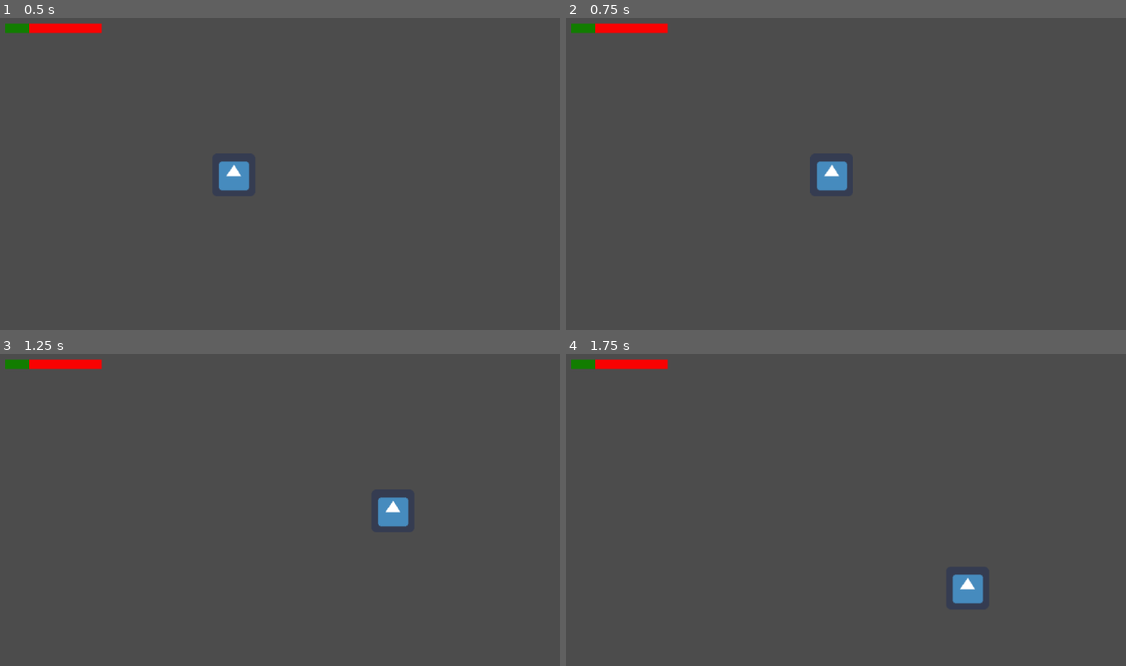
Above: before the commit, frames 1-4 (two rows, left to right).
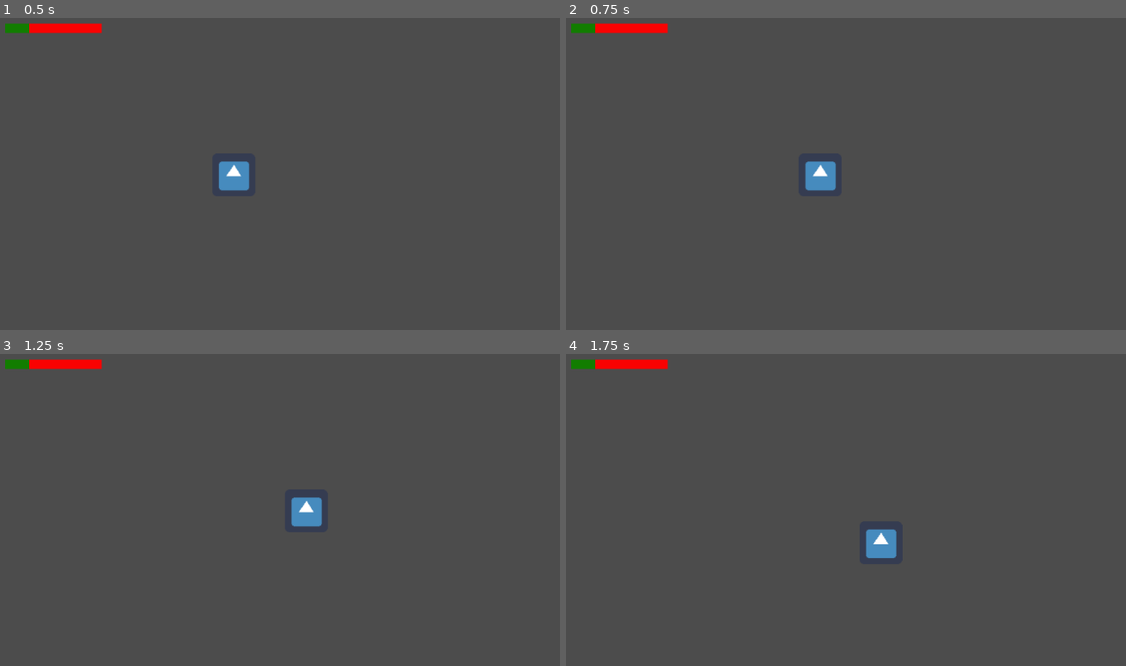
Above: after the commit, the same moments.

Repository: MLaurentys/GGJ2020
Game: Godot game, scene res://Tests/PlayerTest.tscn
Same seed, same stepped clock (60 frames per second), same inputs: the game is played once before the commit and once after it. This scene is started directly instead of the project's main scene. The engine's default icon, where the game draws it, is replaced by a stand-in: a white triangle on a blue panel in a dark square.
Inputs (mouse positions are in pixels of both pictures, inside the frame that each line leads up to):
- Up to frame 1 (0.5 s): no input
- Up to frame 2 (0.75 s): tap Enter at 0.5 s; move the mouse to (935, 142) at 0.52 s; hold Right (ui_right) from 0.53 s (still down); click (935, 142) at 0.67 s
- Up to frame 3 (1.25 s): keep holding Right (ui_right); tap Space (ui_select) at 0.77 s
- Up to frame 4 (1.75 s): move the mouse to (644, 519) at 1.27 s; release Right (ui_right) at 1.28 s; hold Down (ui_down) from 1.28 s (still down); click (644, 519) at 1.42 s; tap Space (ui_select) at 1.52 s

Frame 1 is identical in both runs. In frame 2, 0.5% of the frame differs, in the area x 42-51%, y 45-56%; in frame 3, 1.0%, in the area x 51-74%, y 45-56%; in frame 4, 1.0%.

Commit message:
Add player's attack command

Diff:
--- a/project/Characters/Player/Player.gd
+++ b/project/Characters/Player/Player.gd
@@ -1,5 +1,7 @@
 extends BaseCharacter
 class_name Player
+
+const DAMAGE_BOX_SCN = preload("res://Characters/Player/DamageBox.tscn")
 
 export(float) var dash_time = 0.15
 export(float) var dash_length = 100
@@ -11,7 +13,7 @@
 var dash_speed: float = dash_length / dash_time
 
 
-#var look_angle: float = 0.0
+var look_angle: float = 0.0
 var attacking := false
 onready var is_invulnerable = false
 
@@ -24,7 +26,7 @@
 	if not attacking and not dashing:
 		update_direction_from_input()
 
-	#update_look_angle()
+	update_look_angle()
 	blink_if_invulnerable()
 	handle_dash_input()
 
@@ -35,24 +37,31 @@
 #    emit_signal("player_died")
 		get_tree().paused = true
 
-#func _input(event: InputEvent) -> void:
-#  if event is InputEventMouseButton:
-#    if event.pressed and not dashing:
-#      emit_signal("player_attack")
-#      attacking = true
-#      direction = Vector2(0, 0)
-#      if casting_pact:
-#        # Display the casting animation
-#        $Sprite.display_casting_animation(Vector2(1, 0).rotated(look_angle))
-#      else:
-#        # Perform a basic attack
-#        var damage_box = DAMAGE_BOX_SCN.instance()
-#        damage_box.player = self
-#        var attack_angle = get_closest_cardinal_angle(self.look_angle)
-#        var attack_offset = Vector2(50,0).rotated(attack_angle)
-#        damage_box.position = self.position + $AttackOrigin.position + attack_offset
-#        get_parent().add_child(damage_box)
-#        $Sprite.strike(attack_offset)
+#Handle Attack input
+func _input(event: InputEvent) -> void:
+	if event is InputEventMouseButton:
+		if event.pressed and not dashing:
+	#      emit_signal("player_attack")
+			attacking = true
+			direction = Vector2(0, 0)
+
+			var damage_box = DAMAGE_BOX_SCN.instance()
+			damage_box.init(self)
+			var attack_angle = get_closest_cardinal_angle(self.look_angle)
+			var attack_offset = Vector2(50,0).rotated(attack_angle)
+			damage_box.position = self.position + $AttackOrigin.position + attack_offset
+			get_parent().add_child(damage_box)
+#			$Sprite.strike(attack_offset)
+
+func get_closest_cardinal_angle(angle):
+	if angle >= -PI/4 and angle <= PI/4:
+		return 0
+	elif angle >= PI/4 and angle <= 3*PI/4:
+		return PI/2
+	elif angle >= 3*PI/4 or angle <= -3*PI/4:
+		return PI
+	elif angle >= -3*PI/4 and angle <= -PI/4:
+		return -PI/2
 
 #func receive_damage(damage: int, vector: Vector2, attack_phase: int = 0):
 #  if damage > 0 and !self.is_invulnerable:
@@ -67,11 +76,11 @@
 		Input.get_action_strength('ui_right') - Input.get_action_strength("ui_left"),
 		Input.get_action_strength('ui_down') - Input.get_action_strength("ui_up"))
 
-#func update_look_angle():
-#  var mouse_position = get_viewport().get_mouse_position()
-#  var player_position = self.get_global_transform_with_canvas().origin
-#  var look_vector = mouse_position - player_position
-#  look_angle = look_vector.angle()
+func update_look_angle():
+	var mouse_position = get_viewport().get_mouse_position()
+	var player_position = self.get_global_transform_with_canvas().origin
+	var look_vector = mouse_position - player_position
+	look_angle = look_vector.angle()
 
 func blink_if_invulnerable():
 	if self.is_invulnerable:
--- a/project/Characters/Player/Player.tscn
+++ b/project/Characters/Player/Player.tscn
@@ -30,5 +30,7 @@
 [node name="InvulnerabilityTimer" type="Timer" parent="." index="4"]
 wait_time = 2.0
 one_shot = true
+
+[node name="AttackOrigin" type="Position2D" parent="." index="5"]
 [connection signal="timeout" from="DashTimer" to="." method="stop_dash"]
 [connection signal="timeout" from="InvulnerabilityTimer" to="." method="_on_InvulnerabilityTimer_timeout"]
